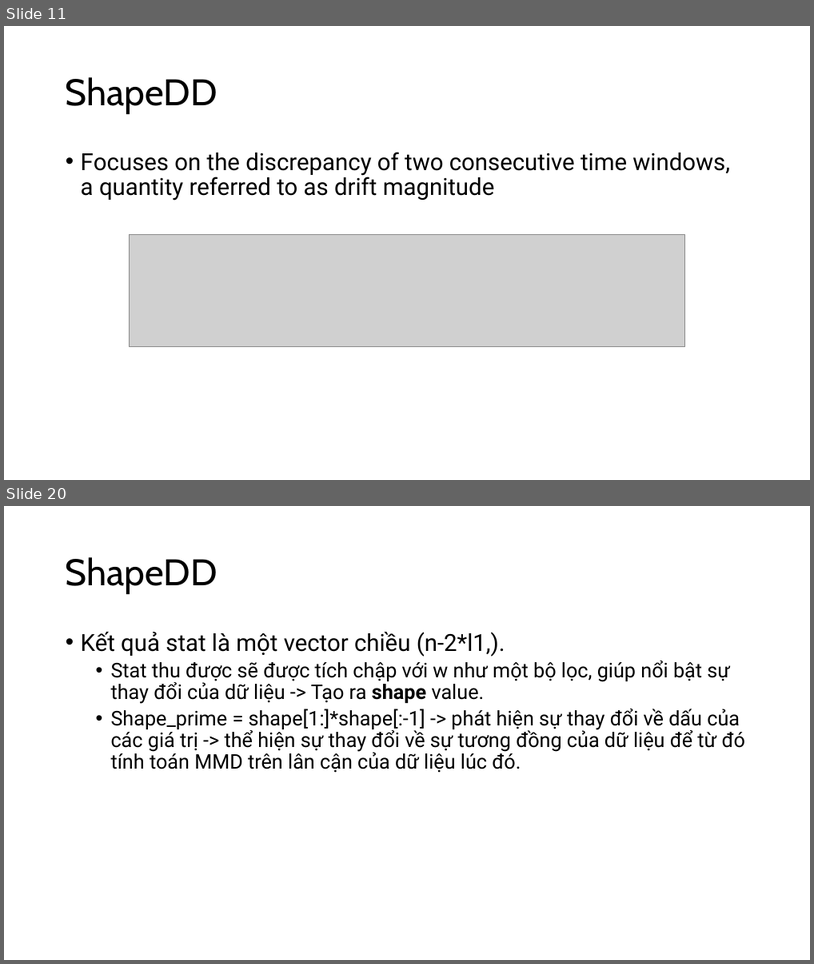
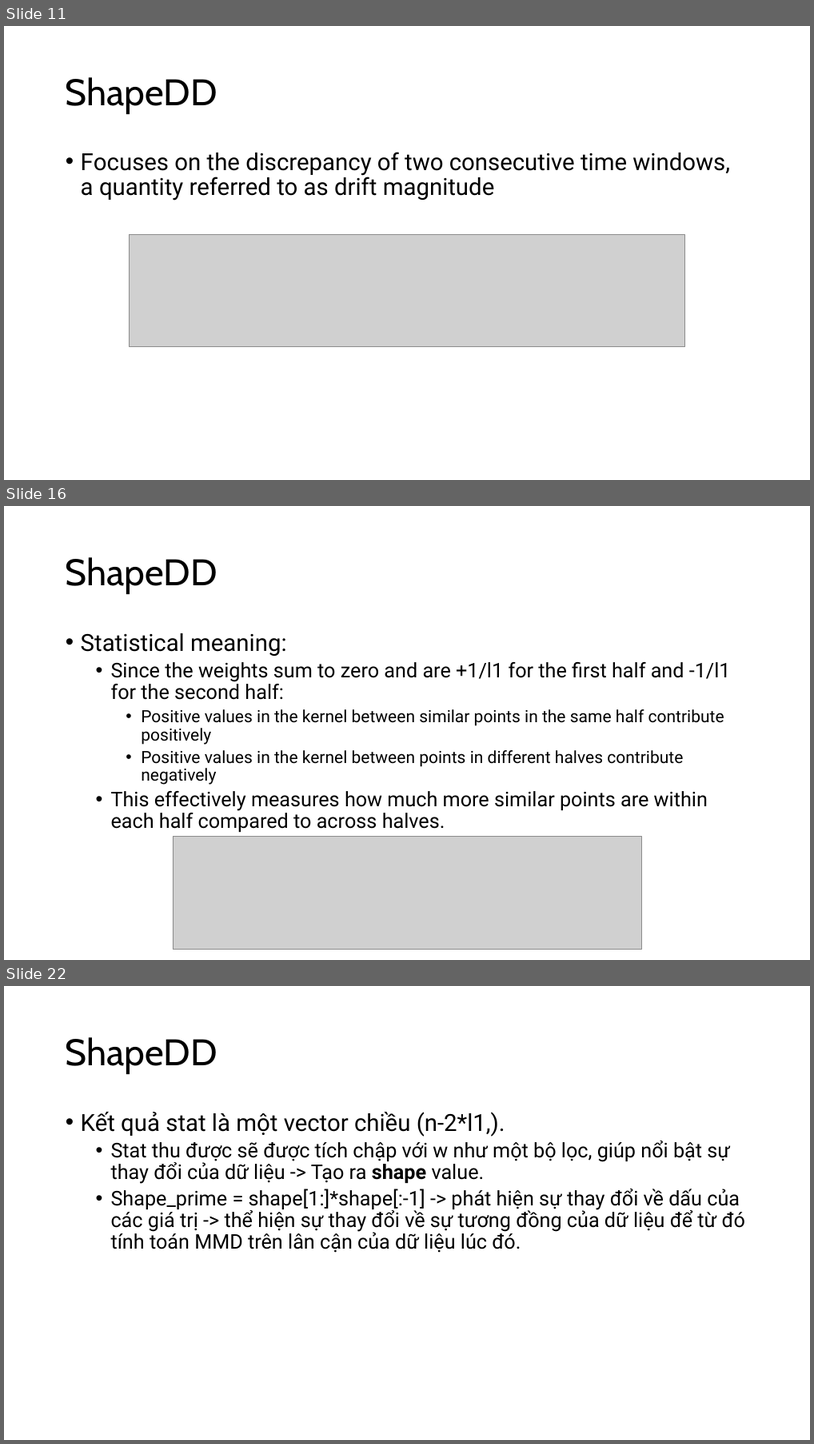
Before and after one commit to neoslusion/One-or-Two-Things-We-Know-about-Concept-Drift, a slide deck: report/Algorithm.pptx. Shown one above the other, each under a label of ours: slides 11 and 20 before the commit, slides 11, 16 and 22 after it; the slides between them are not shown. The pictures are 814x964 and 814x1444 pixels, drawn with LibreOffice and Linux fonts; fonts in the diff are those of the drawing; grey boxes stand for pictures. Boxes give left, top, right and bottom in pixels: in the first picture for what was removed or moved away, otherwise in the second. Text is boxed around its words. In the diff, an @@ line names an element or a change of style, - is before the commit and + after.

```diff
--- a/report/Algorithm.pptx
+++ b/report/Algorithm.pptx
@@ slide 16 added at (4, 506, 810, 960), background #FFFFFF @@
@@ title added at (66, 557, 218, 594), 44 pt, text #000000 @@
+ShapeDD
@@ text added at (81, 633, 731, 832), 24 pt, text #000000 @@
+• Statistical meaning:
+  • Since the weights sum to zero and are +1/l1 for the first half and -1/l1 for the second half:
+    • Positive values in the kernel between similar points in the same half contribute positively
+    • Positive values in the kernel between points in different halves contribute negatively
+  • This effectively measures how much more similar points are within each half compared to across halves.
@@ picture added at (173, 836, 642, 949) @@
@@ what was slide 20 is now slide 22 @@
```
Also in this commit, not shown: 7 slides changed, 1 other slide added, 1 other file.
